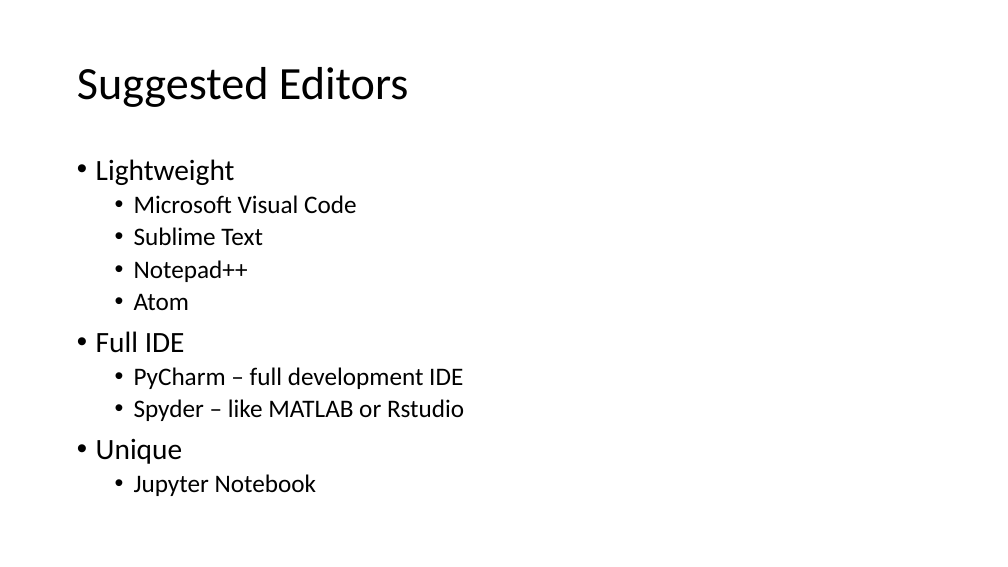
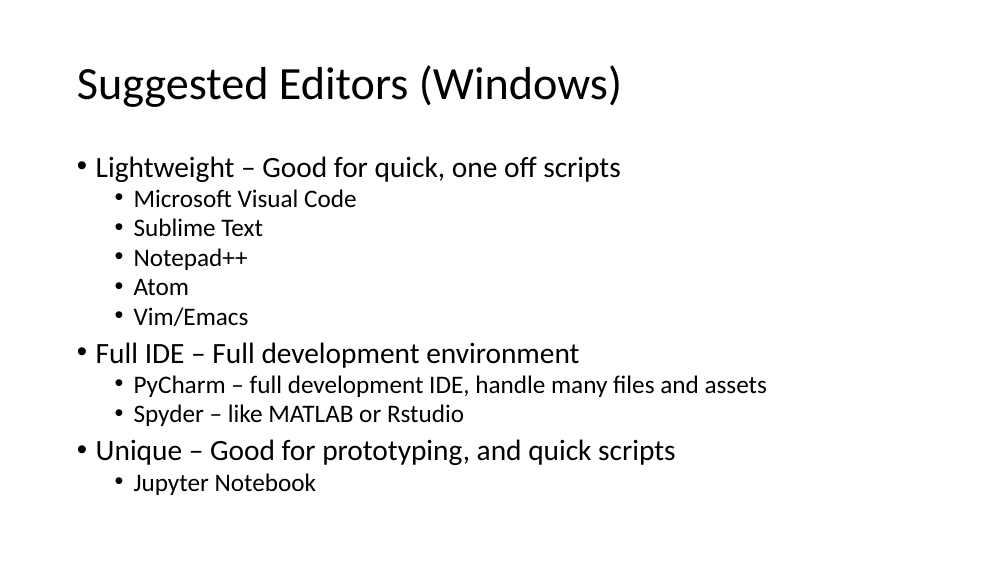
Before and after one commit to LimnoTech/Python-Data-Analysis-Course, a slide deck: slide 28 of Day1/IntroToPython/IntroToPython.pptx (slide 27 before the commit). Drawn at 1008x567 pixels with LibreOffice and Linux fonts; fonts in the diff are those of the drawing. Boxes give left, top, right and bottom in pixels: in the first picture for what was removed or moved away, otherwise in the second. Text is boxed around its words. In the diff, an @@ line names an element or a change of style, - is before the commit and + after.

Commit message:
update powerpoint

```diff
--- a/Day1/IntroToPython/IntroToPython.pptx
+++ b/Day1/IntroToPython/IntroToPython.pptx
@@ title at <box>77,65,622,107</box>: text changed @@
-Suggested Editors
+Suggested Editors (Windows)
@@ text at <box>96,156,620,182</box>: text changed @@
-• Lightweight
+• Lightweight – Good for quick, one off scripts
@@ text at <box>134,189,464,495</box>: line spacing 0.9 to 0.8 @@
@@ text at <box>96,307,767,397</box>: text changed @@
-• Full IDE
-  • PyCharm – full development IDE
+  • Vim/Emacs
+• Full IDE – Full development environment
+  • PyCharm – full development IDE, handle many files and assets
@@ text at <box>96,439,675,465</box>: text changed @@
-• Unique
+• Unique – Good for prototyping, and quick scripts
```
Also in this commit, not shown: 8 other slides changed, 1 slide added, 2 other files.
